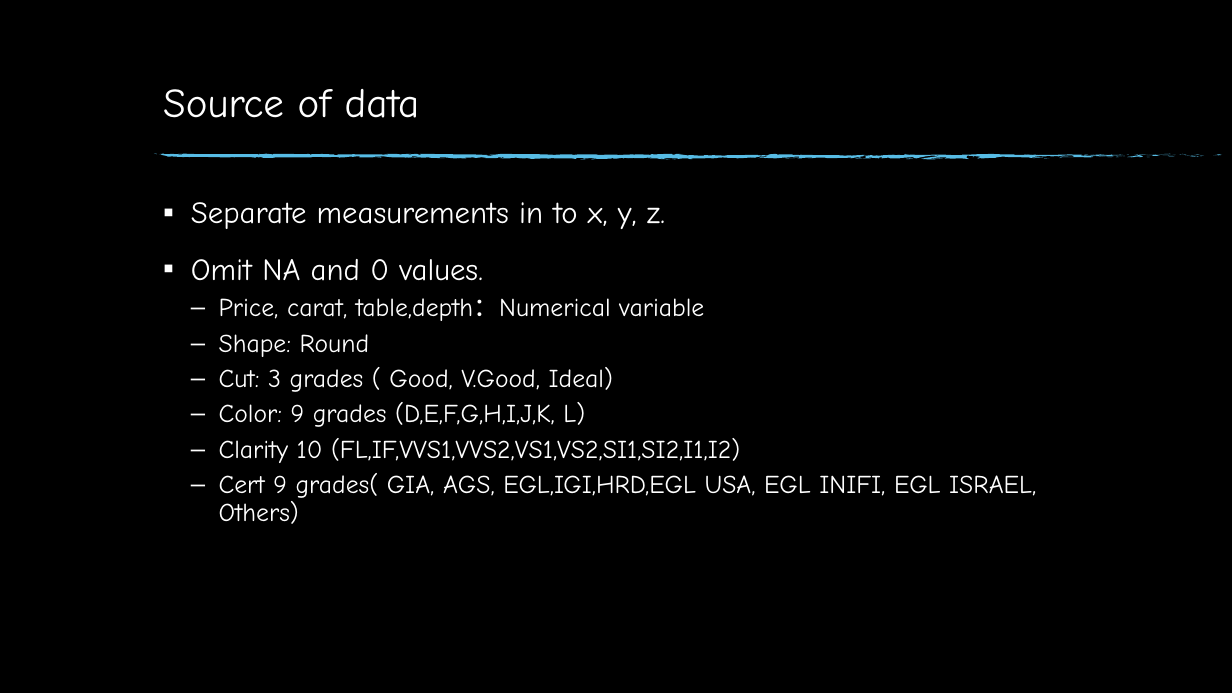
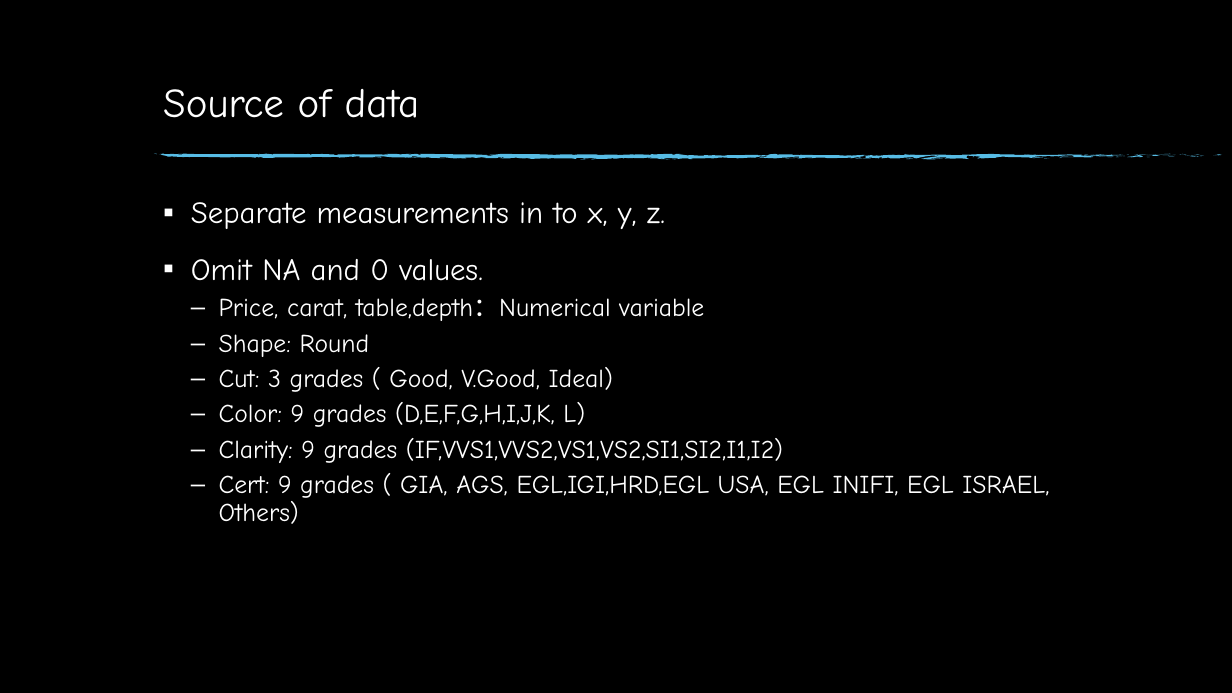
Before and after one commit to git874997967/graduate, a slide deck: slide 4 of diamonds -short.pptx. Drawn at 1232x693 pixels with LibreOffice and Linux fonts; fonts in the diff are those of the drawing; background and template pictures are left out. Boxes give left, top, right and bottom in pixels: in the first picture for what was removed or moved away, otherwise in the second. Text is boxed around its words. In the diff, an @@ line names an element or a change of style, - is before the commit and + after.

```diff
--- a/diamonds -short.pptx
+++ b/diamonds -short.pptx
@@ text at [219, 438, 1049, 524]: text changed @@
-  – Clarity 10 (FL,IF,VVS1,VVS2,VS1,VS2,SI1,SI2,I1,I2)
-  – Cert 9 grades( GIA, AGS, EGL,IGI,HRD,EGL USA, EGL INIFI, EGL ISRAEL, Others)
+  – Clarity: 9 grades (IF,VVS1,VVS2,VS1,VS2,SI1,SI2,I1,I2)
+  – Cert: 9 grades ( GIA, AGS, EGL,IGI,HRD,EGL USA, EGL INIFI, EGL ISRAEL, Others)
```
Also in this commit, not shown: 3 other slides changed.
